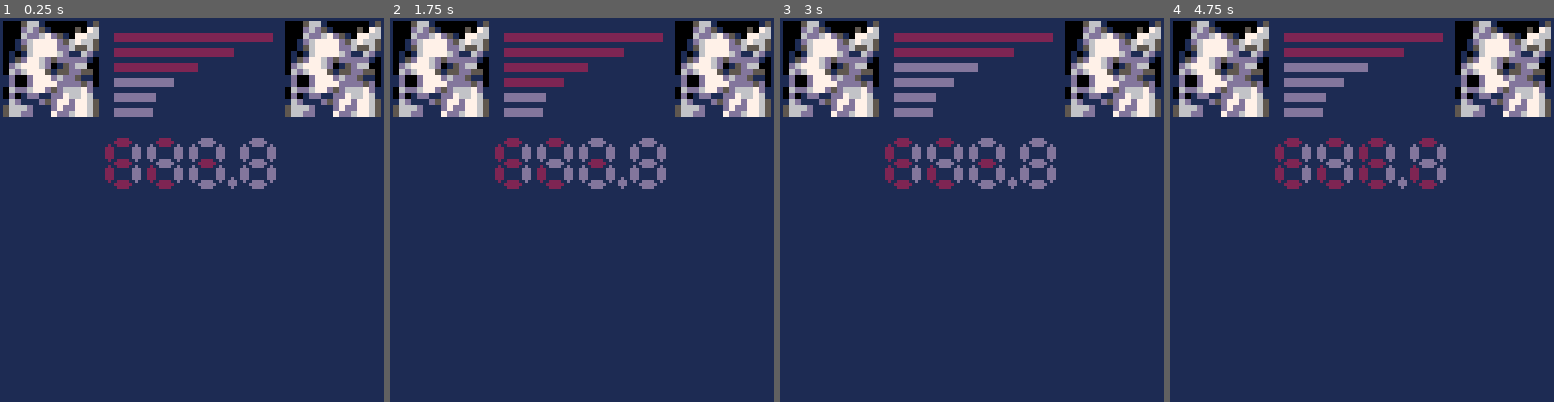
Above: before the commit, frames 1-4 (left to right).
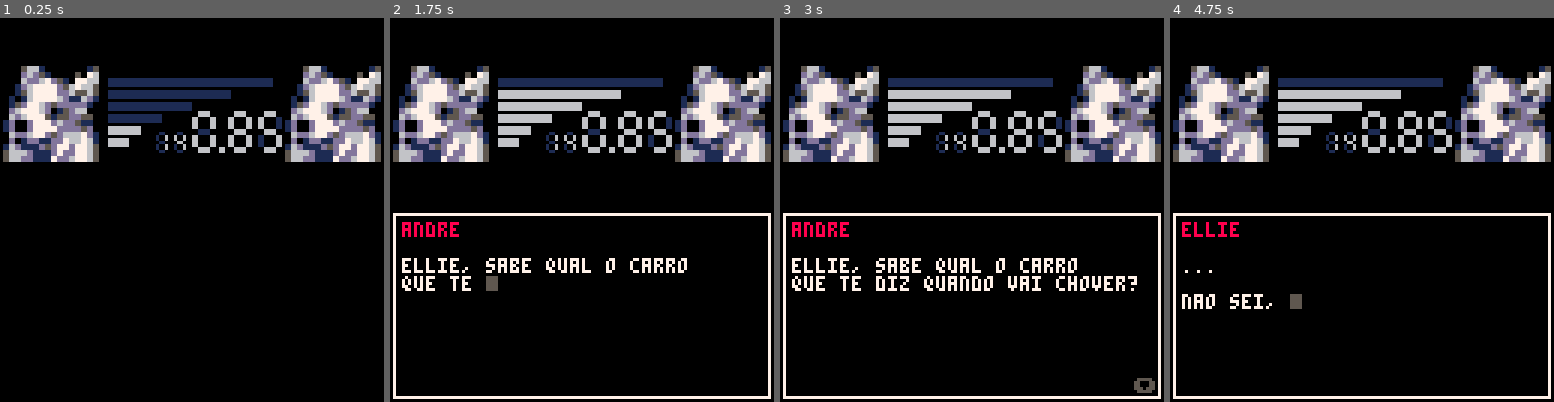
Above: after the commit, the same moments.

Repository: vNakamura/Jogabilijam
Game: PICO-8 cartridge src/jam.p8
Two runs of this game, one before a commit and one after it. Both use one fixed random seed, a clock stepped at 60 frames per second and the inputs below.
Inputs:
- Up to frame 1 (0.25 s): no input
- Up to frame 2 (1.75 s): tap O (Z key) at 0.33, 0.7, 1.43 s
- Up to frame 3 (3 s): hold Left 1.97-2.37 s; tap O (Z key) at 2.22 s; hold Down 2.42-2.82 s; hold Right from 2.87 s (still down)
- Up to frame 4 (4.75 s): tap O (Z key) at 3.1, 3.98 s; release Right at 3.53 s; hold Up 3.58-4.08 s; hold Right 4.13-4.53 s; hold Down from 4.58 s (still down)

The runs differ from the first frame. In frame 1, 94% of the frame differs, in the area x 0-100%, y 0-100%; in frame 2, 96%; in frame 3, 96%; in frame 4, 96%.

Commit message:
Corrige incompatibilidade da ferramenta de diálogo

Diff:
--- a/src/jam.p8
+++ b/src/jam.p8
@@ -4,66 +4,18 @@
 -- metal jer corgi
 -- by vinicius nakamura
 debug_s=""
-palt(11,true)
-palt(0,false)
 
 function _init()
 --	show_logos()
 --	game_start()
 --	show_menu()
  show_codec()
-end
-
-function game_upd()
-	if (btnp(4)) transition(game_start)
-	if not paused then
-		player_upd()
-		foreach(actors,actor_upd)
-	end
-end
-
-function game_drw()
-	cls()
-	map(0,0,0,16,16,14)
-	foreach(actors,actor_drw)
-
-	--radar
-	rectfill(rdr.x,rdr.y,rdr.x+rdr.w-1,rdr.y+rdr.h-1,1)
-	clip(rdr.x,rdr.y,rdr.w,rdr.h)
-	walls_drw()
-	foreach(actors,dot_drw)
-	foreach(enemies,fov)
-	clip()
-end
-function fov(a)
-	for i=-.125,.125,.0125 do
-		for j=1,6 do
-			local _x=rdr.x+a.x+flr(cos(a.a+i)*j+.5)
-			local _y=rdr.y+a.y-flr(sin(a.a+i)*j+.5)
-			local _p=pget(_x,_y)
-			if(_p==13)break
-			pset(_x,_y,a.alert and 8 or 14)
-			if(_p==7) then
-				pset(_x,_y,7)
-				a.alert=true
-				debug_s="pra fora, ellie"
-				if(not paused)sfx(3)
-				paused=true
-			end
-		end
-	end
-end
-function walls_drw()
-	for y=0,rdr.h do
-		for x=0,rdr.w do
-			if(fget(mget(x,y),7)) pset(rdr.x+x,rdr.y+y,13)
-		end
-	end
-end
-function dot_drw(a)
-	pset(rdr.x+a.x,rdr.y+a.y,a.main and 7 or 8)
-end
-
+ palt(11,true)
+ palt(0,false)
+end
+
+
+-- ========== game
 function game_start()
 	paused=false
 	debug_s=""
@@ -129,7 +81,13 @@
 	scn_upd = game_upd
 	scn_drw = game_drw
 end
-
+function game_upd()
+	if (btnp(4)) transition(game_start)
+	if not paused then
+		player_upd()
+		foreach(actors,actor_upd)
+	end
+end
 function player_upd()
 	if not ellie.mov then
 		if(btn(0))move_actor(ellie,0)
@@ -138,13 +96,53 @@
 		if(btn(3))move_actor(ellie,3)
 	end
 end
-
 rdr={
 	x=111,
 	y=1,
 	w=16,
 	h=14
 }
+function game_drw()
+	cls()
+	map(0,0,0,16,16,14)
+	foreach(actors,actor_drw)
+
+	--radar
+	rectfill(rdr.x,rdr.y,rdr.x+rdr.w-1,rdr.y+rdr.h-1,1)
+	clip(rdr.x,rdr.y,rdr.w,rdr.h)
+	walls_drw()
+	foreach(actors,dot_drw)
+	foreach(enemies,fov)
+	clip()
+end
+function fov(a)
+	for i=-.125,.125,.0125 do
+		for j=1,6 do
+			local _x=rdr.x+a.x+flr(cos(a.a+i)*j+.5)
+			local _y=rdr.y+a.y-flr(sin(a.a+i)*j+.5)
+			local _p=pget(_x,_y)
+			if(_p==13)break
+			pset(_x,_y,a.alert and 8 or 14)
+			if(_p==7) then
+				pset(_x,_y,7)
+				a.alert=true
+				debug_s="pra fora, ellie"
+				if(not paused)sfx(3)
+				paused=true
+			end
+		end
+	end
+end
+function walls_drw()
+	for y=0,rdr.h do
+		for x=0,rdr.w do
+			if(fget(mget(x,y),7)) pset(rdr.x+x,rdr.y+y,13)
+		end
+	end
+end
+function dot_drw(a)
+	pset(rdr.x+a.x,rdr.y+a.y,a.main and 7 or 8)
+end
 function create_actor(actor)
 	local a = {
 		x=0,
@@ -215,111 +213,104 @@
 	end
 end
 
-codec={
-	freq=1408,
-	wait=0,
-	pressed=false,
-	graph1=0,
-	graph2=0
-}
-function codec_upd()
-	local pressed=false
-	if(btn(0)or btn(1))pressed=true
-	if pressed then
-		if not codec.pressed then
-			codec.wait=15
-			codec.pressed=true
-		elseif codec.wait>0 then
-			codec.wait-=1
-		end
-		if codec.pressed and codec.wait==0 or codec.wait==15 then
-			if(btn(1))codec.freq=min(1499,codec.freq+1)
-			if(btn(0))codec.freq=max(1100,codec.freq-1)
-			sfx(4)
-		end
-	end
-	codec.pressed=pressed
-end
-function codec_drw()
-	rectfill(0,0,127,127,1)
-	pal(13,2)
-	drw_freq(35,40,8888)
-	pal(13,13)
-	drw_freq(35,40,codec.freq)
-	circfill(77,54,1,13)
-	circfill(77,55,1,13)
-	sspr(0,112,16,16,95,1,32,32)--ellie
-	sspr(0,112,16,16,1,1,32,32)--outro
-	codec.graph1+=sgn(codec.graph2-codec.graph1)
-	if(codec.graph1==codec.graph2)codec.graph2=flr(rnd(8))
-	for i=1,6 do
-		rectfill(38,i*5,104-sin(-i/24)*54,i*5+2,i<codec.graph1 and 2 or 13)
-	end
-	coresume(dialogs_coroutine)
-end
-function drw_freq(x,y,f)
-	f=""..f
-	for d=1,4 do
-		if d==4 then
-			x+=3
-		end
-		drw_digit(x+d*14-14,y,sub(f,d,d))
-	end
-end
-function drw_digit(x,y,n)
-	local d=digits[n+1]
-	if(d[1])spr(129,x+2,y)
-	if(d[2])spr(128,x,y+1)
-	if(d[3])spr(128,x+9,y+1)
-	if(d[4])spr(129,x+2,y+7)
-	if(d[5])spr(128,x,y+8)
-	if(d[6])spr(128,x+9,y+8)
-	if(d[7])spr(129,x+2,y+14)
-end
-digits={
-	{1,1,1,false,1,1,1},
-	{false,false,1,false,false,1,false},
-	{1,false,1,1,1,false,1},
-	{1,false,1,1,false,1,1},
-	{false,1,1,1,false,1,false},
-	{1,1,false,1,false,1,1},
-	{1,1,false,1,1,1,1},
-	{1,false,1,false,false,1,false},
-	{1,1,1,1,1,1,1},
-	{1,1,1,1,false,1,1}
-}
+-- ========== codec
 function show_codec()
 	scn_upd=codec_upd
 	scn_drw=codec_drw
 	sfx(0)
-	delay(50,function ()
-		dialog("ellie, sabe o que o guille^^gosta de fumar?", "andre")
-		dialog("...^^^^nao sei, o que?", "ellie")
-		dialog("narguile!^^^^hehehehehe", "andre")
+	delay(5,function ()
+		dialog("ellie,^v9 ^v1sabe qual o carro^^que te diz quando vai chover?", "andre")
+		dialog("^v9...^^^^^v1nao sei,^v9 ^v1qual?", "ellie")
+		dialog("o celta preto!^^^^^v6hehehehehe", "andre")
 	end)
+end
+codec={
+	freq=14085,
+	press_delay=0,
+	pressed=false,
+	graph1=7,
+	graph2=7,
+  in_dialog=false
+}
+function codec_upd()
+  if codec.in_dialog then
+    if btnp(4) then
+      local d=dialogs[1]
+      del(dialogs,d)
+      codec.in_dialog=false
+    end
+  else
+  	local pressed=false
+  	if(btn(0)or btn(1))pressed=true
+  	if pressed then
+  		if not codec.pressed then
+  			codec.press_delay=15
+  			codec.pressed=true
+  		elseif codec.press_delay>0 then
+  			codec.press_delay-=1
+  		end
+  		if codec.pressed and codec.press_delay==0 or codec.press_delay==15 then
+  			if(btn(1))codec.freq=min(14999,codec.freq+1)
+  			if(btn(0))codec.freq=max(13000,codec.freq-1)
+  			sfx(4)
+  		end
+  	end
+  	codec.pressed=pressed
+  end
+end
+function codec_drw()
+  if not codec.in_dialog then
+    cls()
+  	drw_freq(46,38,codec.freq)
+  	sspr(0,112,16,16,95,16,32,32)--ellie
+  	sspr(0,112,16,16,1,16,32,32)--outro
+    if #dialogs>0 then
+      codec.in_dialog=true
+  		delay(5,render_dialog,dialogs[1])
+    end
+  end
+  drw_graph()
+end
+function drw_graph()
+  codec.graph1+=sgn(codec.graph2-codec.graph1)
+  if(codec.graph1==codec.graph2)codec.graph2=codec.in_dialog and flr(rnd(8)) or 7
+  for i=1,6 do
+    rectfill(36,16+i*4,106-sin(-i/26)*64,16+i*4+2,i<codec.graph1 and 1 or 6)
+  end
+end
+function drw_freq(x,y,f)
+	f=""..f
+	for d=1,5 do
+    local s,_x,_y=1,x,y
+    if d>2then
+      s=2
+      _y=y-7
+    end
+    if(d>3)_x+=6
+    if(d>4)_x+=4
+		drw_digit(_x+d*6,_y,sub(f,d,d),s)
+	end
+  rectfill(x+27,y+5,x+28,y+6,6)
+end
+function drw_digit(x,y,n,s)
+  s=s or 1
+  sspr(n*4,64,4,7,x,y,4*s,7*s)
 end
 dialogs={}
 function dialog(...)
 	add(dialogs, {...})
 end
-function render_dialog(text,name)
+function render_dialog(d)
+  local name=d[2]
 	rectfill(0,64,127,127,0)
 	rect(1,65,126,126,7)
-	name=name==null and""or"^c08"..name.."^^^^"
-	trx(4,68,name.."^c07"..text,0,1,5)
+	local name=name==null and""or"^c08"..name.."^^^^"
+	trx(4,68,name.."^c07"..d[1],0,1,5)
 	print("\131",118,120,5)
 end
-dialogs_coroutine = cocreate(function()
-	repeat
-		yield()
-		if(#dialogs>0) then
-			local d = dialogs[0]
-			render_dialog(d)
-			rem(dialogs,d)
-		end
-	until false
-end)
-
+
+
+-- ========== menu
 function menu_upd()
 	if btnp(4)then
 		music(-1)
@@ -344,6 +335,8 @@
 	scn_drw=menu_drw
 end
 
+
+-- ========== intro
 function logo1_drw()
 	rectfill(0,0,127,127,13)
 	circ(34,58,1,7)
@@ -374,6 +367,8 @@
 	delay(160,sfx,21)
 	delay(320,transition,show_menu)
 end
+
+-- ========== tools
 function _update()
 	scn_upd()
 	ctrs_upd()
@@ -488,6 +483,10 @@
           co=c
           i+=1
         end
+      elseif c=="v" then
+        i+=1 -- font color
+        c=sub(t,i,i)+0
+        if(c>=0 and c<=9) slo=c
       elseif c=="s" then
         i+=1 -- shadow color
         c=sub(t,i,i+1)+0
@@ -505,8 +504,9 @@
       if slo>0 then -- o=no slo
         if cco>0 and x<prx+126 then
           rectfill(x,y,x+3,y+4,cco)
-          if btn(4)==false then
+          if btnp(4)==false then
             for j=1,slo do
+              drw_graph()
               flip()
             end
           end
@@ -582,14 +582,14 @@
 00000000000000000000000000000000000000000000000000000000000000000000000000000000000000000000000000000000000000000000000000000000
 00000000000000000000000000000000000000000000000000000000000000000000000000000000000000000000000000000000000000000000000000000000
 00000000000000000000000000000000000000000000000000000000000000000000000000000000000000000000000000000000000000000000000000000000
-bbbbbbbbbbddddbb0000000000000000000000000000000000000000000000000000000000000000000000000000000000000000000000000000000000000000
-bdbbbbbbbddddddb0000000000000000000000000000000000000000000000000000000000000000000000000000000000000000000000000000000000000000
-dddbbbbbbbddddbb0000000000000000000000000000000000000000000000000000000000000000000000000000000000000000000000000000000000000000
-dddbbbbbbbbbbbbb0000000000000000000000000000000000000000000000000000000000000000000000000000000000000000000000000000000000000000
-dddbbbbbbbbbbbbb0000000000000000000000000000000000000000000000000000000000000000000000000000000000000000000000000000000000000000
-dddbbbbbbbbbbbbb0000000000000000000000000000000000000000000000000000000000000000000000000000000000000000000000000000000000000000
-bdbbbbbbbbbbbbbb0000000000000000000000000000000000000000000000000000000000000000000000000000000000000000000000000000000000000000
-bbbbbbbbbbbbbbbb0000000000000000000000000000000000000000000000000000000000000000000000000000000000000000000000000000000000000000
+b66bb11bb66bb66bb11bb66bb66bb66bb66bb66b0000000000000000000000000000000000000000000000000000000000000000000000000000000000000000
+6bb61bb61bb61bb66bb66bb16bb11bb66bb66bb60000000000000000000000000000000000000000000000000000000000000000000000000000000000000000
+6bb61bb61bb61bb66bb66bb16bb11bb66bb66bb60000000000000000000000000000000000000000000000000000000000000000000000000000000000000000
+b11bb11bb66bb66bb66bb66bb66bb11bb66bb66b0000000000000000000000000000000000000000000000000000000000000000000000000000000000000000
+6bb61bb66bb11bb61bb61bb66bb61bb66bb61bb60000000000000000000000000000000000000000000000000000000000000000000000000000000000000000
+6bb61bb66bb11bb61bb61bb66bb61bb66bb61bb60000000000000000000000000000000000000000000000000000000000000000000000000000000000000000
+b66bb11bb66bb66bb11bb66bb66bb11bb66bb66b0000000000000000000000000000000000000000000000000000000000000000000000000000000000000000
+bbbbbbbbbbbbbbbbbbbbbbbbbbbbbbbbbbbbbbbb0000000000000000000000000000000000000000000000000000000000000000000000000000000000000000
 00000000000000000000000000000000000000000000000000000000000000000000000000000000000000000000000000000000000000000000000000000000
 00000000000000000000000000000000000000000000000000000000000000000000000000000000000000000000000000000000000000000000000000000000
 00000000000000000000000000000000000000000000000000000000000000000000000000000000000000000000000000000000000000000000000000000000
